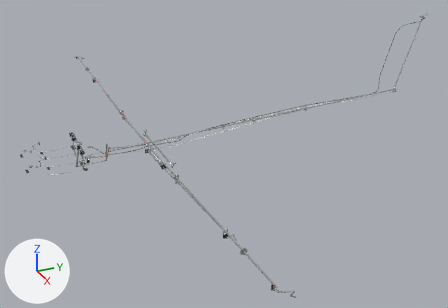
Two versions of the glTF model models/da40/da40-controls.glb, one commit apart.
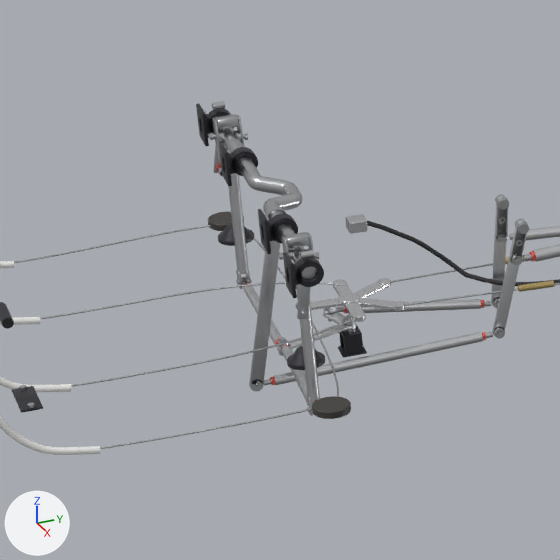
Each version is shown whole from a 50 mm lens placed at (7.72, -1.68, 4.31), pointed at (0.24, 1.69, 0.57), then close up on the part from 10% to 25% of the width and 39% to 61% of the height. Lighting does not change. The marker at lower left points along +X, +Y and +Z. The first two pictures are the older version. Where no turn or scale is listed for an object, it has been applied to the vertices. Vertices at exactly the same position are counted once.

Objects in the first close-up: 'Aileron idler lever.001', 'Aileron push rod under the centre console.001', 'Control stick lower part LH.001', 'Control stick lower part LH.002', 'Control stick mounting blocks', 'Control stick torque tube assembly.001', 'Elevator control lever (torque tube).001', 'Elevator idler lever.001', 'Elevator short push rod.001', 'Elevator trim flexible cable (outer)', 'Rudder S-tube (pilot outboard)', 'Rudder pulley on the control bulkhead (pilot outboard)', 'Rudder yoke (control bulkhead) (aluminium)', 'Trim cable clamp block (handwheel frame)' and 22 more.
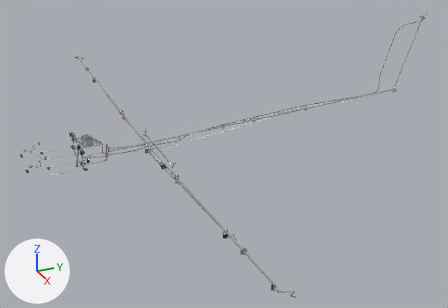
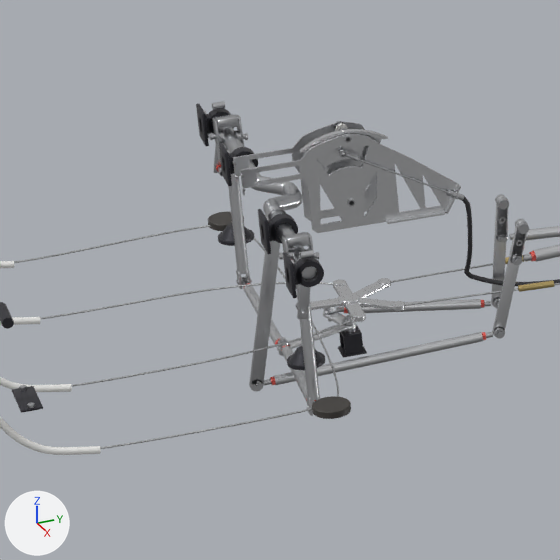
Where the newer file only moved an object's origin or applied its transform, the numbers keep the older frame.

Where the change shows, as pixel boxes (x1, y1, x2, y2) in the close-ups (560 x 560 px):
'Trim handwheel mounting frame', added
    after: (233, 122, 461, 233)
'Elevator trim flexible cable (outer)', reshaped
    before: (367, 220, 560, 286)
    after: (462, 196, 560, 286)
'Trim gear segment (trim position indicator)', added
    after: (300, 129, 388, 174)
'Trim cable clamp block (handwheel frame)', deleted
    before: (345, 214, 368, 234)
'Trim cable inner core end (handwheel)', added
    after: (339, 149, 447, 193)
'Trim handwheel bolt and friction washers', added
    after: (334, 121, 352, 143)
'Trim cable outer ferrule (handwheel frame)', added
    after: (446, 189, 464, 200)
'Trim gear segment pivot bolt', added
    after: (347, 199, 355, 207)
'Trim gear segment ball stud', added
    after: (338, 147, 346, 156)

The change, as a diff of the scene's bpy script:
```diff
--- a/models/da40/da40-controls.glb.py
+++ b/models/da40/da40-controls.glb.py
@@ me_elevator_trim_flexible_cable__outer @@
-me_elevator_trim_flexible_cable__outer.from_pydata(...)  # 5153 vertices, 10302 faces; spans x -0.05..0.05, y -2.72..2.72, z -0.71..0.71
+me_elevator_trim_flexible_cable__outer.from_pydata(...)  # 5221 vertices, 10438 faces; spans x -0.05..0.05, y -2.57..2.72, z -0.71..0.71
+# me_elevator_trim_flexible_cable__outer part 1: 1006 vertices moved within x -0.05..0.05, y -2.56..2.71, z -0.71..0.71; 4035 vertices removed from x -0.05..0.05, y -2.72..2.72, z -0.71..0.71; 4103 vertices added at x -0.05..0.05, y -2.57..2.71, z -0.71..0.71
 me_elevator_trim_flexible_cable__outer.materials.append(mat_da40_trim_cable_outer_sheath__black)
@@ ob_trim_cable_clamp_block__handwheel_frame @@
-ob_trim_cable_clamp_block__handwheel_frame = bpy.data.objects.new('Trim cable clamp block (handwheel frame)', me_trim_cable_clamp_block__handwheel_frame)
@@ ob_trim_handwheel_mounting_frame @@
+ob_trim_handwheel_mounting_frame = bpy.data.objects.new('Trim handwheel mounting frame', me_trim_handwheel_mounting_frame)  # 364 vertices, 736 faces; spans x -0.037..0.037, y -0.177..0.177, z -0.083..0.083; in mat_da40_aluminium (white #e7e8eb), mat_da40_stainless_steel (light grey #ced0d3)
+ob_trim_handwheel_mounting_frame.location = (0.004, -0.201, 1.017)
@@ ob_trim_handwheel_bolt_and_friction_washers @@
+ob_trim_handwheel_bolt_and_friction_washers = bpy.data.objects.new('Trim handwheel bolt and friction washers', me_trim_handwheel_bolt_and_friction_washers)  # 430 vertices, 870 faces; spans x -0.036..0.036, y -0.01..0.01, z -0.01..0.01; in mat_da40_stainless_steel (light grey #ced0d3), mat_da40_guide_roller__white_nylon (white #f6f6f3), mat_da40_aluminium (white #e7e8eb)
+ob_trim_handwheel_bolt_and_friction_washers.location = (-0.002, -0.2, 1.092)
@@ ob_trim_gear_segment_pivot_bolt @@
+ob_trim_gear_segment_pivot_bolt = bpy.data.objects.new('Trim gear segment pivot bolt', me_trim_gear_segment_pivot_bolt)  # a 12-sided cylinder along x spanning x -0.0345..0.0345, y -0.004..0.004, z -0.004..0.004, material slot 0; a 6-sided cylinder along x spanning x 0.0305..0.0345, y -0.0064..0.0064, z -0.0055..0.0055, material slot 0; a 6-sided cylinder along x spanning x -0.0345..-0.0305, y -0.0064..0.0064, z -0.0055..0.0055, material slot 0; a 14-sided cylinder along x spanning x -0.0285..0.012, y -0.006..0.006, z -0.0058..0.0058, material slot 1; a 14-sided cylinder along x spanning x 0.022..0.0305, y -0.006..0.006, z -0.0058..0.0058, material slot 1; in mat_da40_stainless_steel (light grey #ced0d3), mat_da40_aluminium (white #e7e8eb)
+ob_trim_gear_segment_pivot_bolt.location = (0.0, -0.205, 0.98)
@@ ob_trim_gear_segment_ball_stud @@
+ob_trim_gear_segment_ball_stud = bpy.data.objects.new('Trim gear segment ball stud', me_trim_gear_segment_ball_stud)  # 144 vertices, 272 faces; spans x -0.0141..0.0141, y -0.0046..0.0046, z -0.0042..0.0042; in mat_da40_stainless_steel (light grey #ced0d3)
+ob_trim_gear_segment_ball_stud.location = (0.027, -0.211, 1.07)
@@ ob_trim_gear_segment__trim_position_indicator @@
+ob_trim_gear_segment__trim_position_indicator = bpy.data.objects.new('Trim gear segment (trim position indicator)', me_trim_gear_segment__trim_position_indicator)  # 726 vertices, 1212 faces; spans x -0.0066..0.0066, y -0.0719..0.0719, z -0.0674..0.0674; in mat_da40_aluminium (white #e7e8eb), mat_da40_guide_roller__white_nylon (white #f6f6f3), mat_da40_stainless_steel (light grey #ced0d3)
+ob_trim_gear_segment__trim_position_indicator.location = (0.019, -0.205, 1.035)
@@ ob_trim_cable_outer_ferrule__handwheel_frame @@
+ob_trim_cable_outer_ferrule__handwheel_frame = bpy.data.objects.new('Trim cable outer ferrule (handwheel frame)', me_trim_cable_outer_ferrule__handwheel_frame)  # 612 vertices, 1212 faces; spans x -0.0058..0.0058, y -0.015..0.015, z -0.0114..0.0114; in mat_da40_stainless_steel (light grey #ced0d3)
+ob_trim_cable_outer_ferrule__handwheel_frame.location = (0.036, -0.035, 0.965)
@@ ob_trim_cable_inner_core_end__handwheel @@
+ob_trim_cable_inner_core_end__handwheel = bpy.data.objects.new('Trim cable inner core end (handwheel)', me_trim_cable_inner_core_end__handwheel)  # 112 vertices, 212 faces; spans x -0.004..0.004, y -0.086..0.086, z -0.053..0.053; in mat_da40_stainless_steel (light grey #ced0d3)
+ob_trim_cable_inner_core_end__handwheel.location = (0.036, -0.132, 1.023)
```
